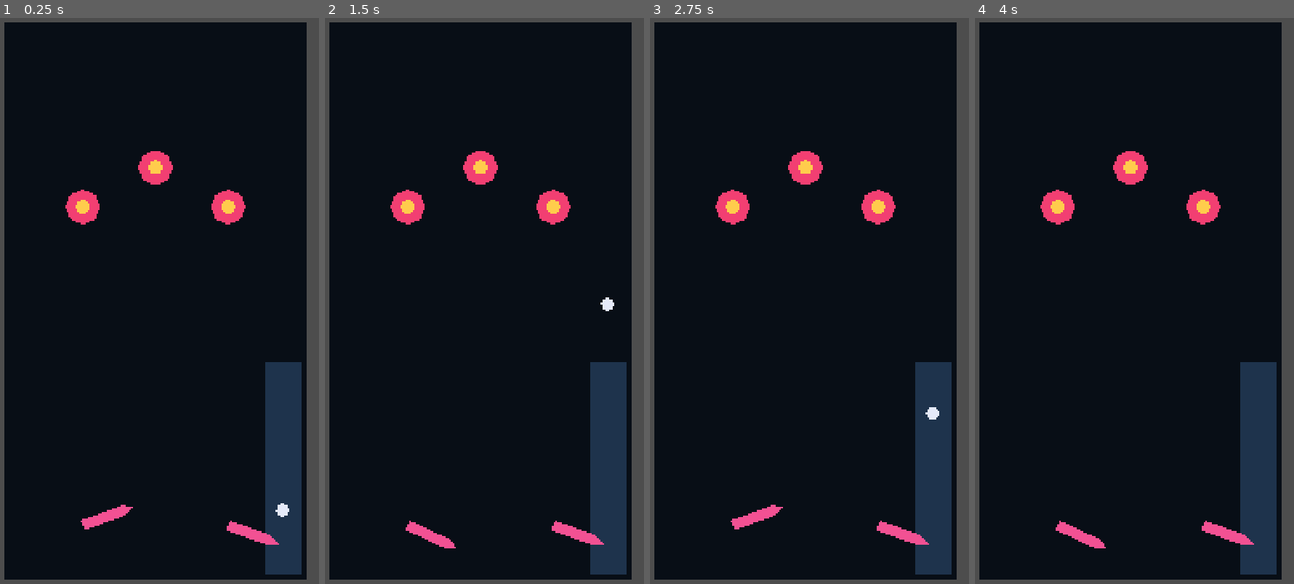
Above: before the commit, frames 1-4 (left to right).
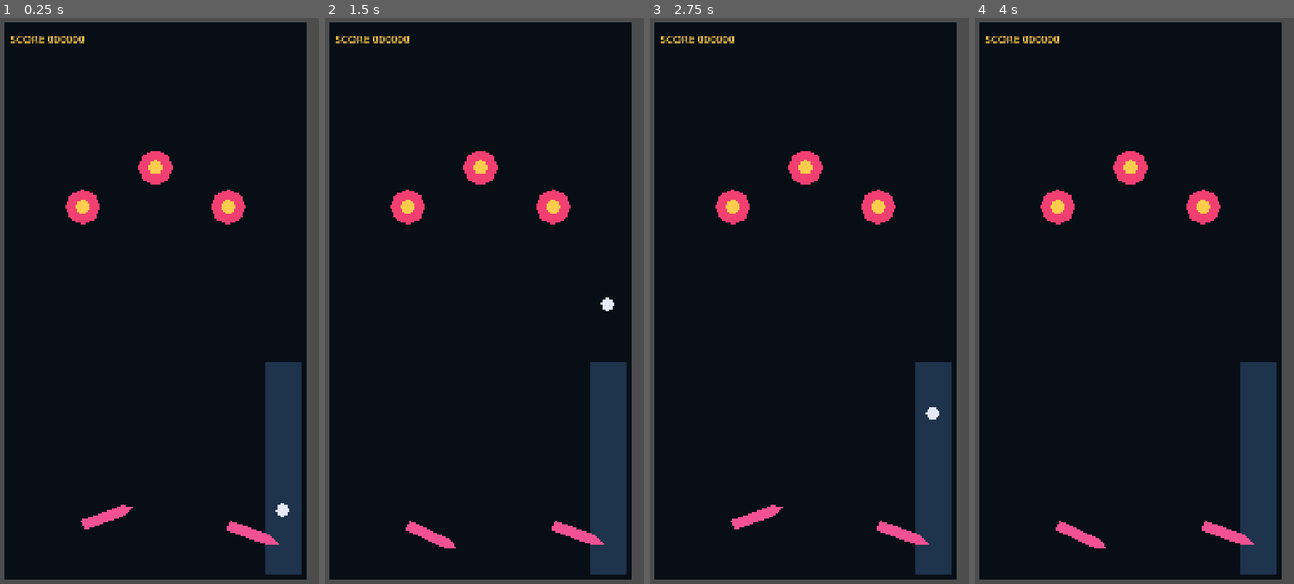
Above: after the commit, the same moments.

Repository: Nairolf138/NairolFlipper
Game: Godot game, scene res://scenes/app/Main.tscn
Same seed, same stepped clock (60 frames per second), same inputs: the game is played once before the commit and once after it.
Inputs:
- Up to frame 1 (0.25 s): no input
- Up to frame 2 (1.5 s): tap Enter at 0.5 s; tap Space (launch_ball) at 0.6, 1.35 s; hold A (flipper_left) from 1.28 s (still down)
- Up to frame 3 (2.75 s): tap Space (launch_ball) at 2, 2.1 s; release A (flipper_left) at 2.03 s
- Up to frame 4 (4 s): tap Space (launch_ball) at 2.85, 3.6 s; hold A (flipper_left) from 3.53 s (still down)

The runs differ from the first frame. In frame 1, 0.2% of the frame differs, in the area x 2-27%, y 3-5%; in frame 2, 0.2%; in frame 3, 0.2%; in frame 4, 0.2%.

Commit message:
feat: add score manager and HUD

Diff:
--- a/scenes/app/Main.tscn
+++ b/scenes/app/Main.tscn
@@ -1,8 +1,10 @@
-[gd_scene load_steps=10 format=3]
+[gd_scene load_steps=12 format=3]
 
 [ext_resource type="PackedScene" path="res://scenes/gameplay/Ball.tscn" id="1_ball"]
 [ext_resource type="PackedScene" path="res://scenes/gameplay/Flipper.tscn" id="2_flipper"]
 [ext_resource type="PackedScene" path="res://scenes/gameplay/Bumper.tscn" id="3_bumper"]
+[ext_resource type="Script" path="res://scripts/app/main.gd" id="4_main"]
+[ext_resource type="Script" path="res://scripts/gameplay/score_manager.gd" id="5_score"]
 
 [sub_resource type="RectangleShape2D" id="LeftWallShape"]
 size = Vector2(40, 1600)
@@ -20,10 +22,23 @@
 size = Vector2(120, 700)
 
 [node name="Main" type="Node2D"]
+script = ExtResource("4_main")
 
 [node name="Playfield" type="Polygon2D" parent="."]
 polygon = PackedVector2Array(40, 40, 1040, 40, 1040, 1880, 40, 1880)
 color = Color(0.035, 0.055, 0.09, 1)
+
+[node name="ScoreManager" type="Node" parent="."]
+script = ExtResource("5_score")
+
+[node name="ScoreLabel" type="Label" parent="."]
+offset_left = 60.0
+offset_top = 70.0
+offset_right = 430.0
+offset_bottom = 140.0
+theme_override_colors/font_color = Color(1, 0.8, 0.3, 1)
+theme_override_font_sizes/font_size = 36
+text = "SCORE 000000"
 
 [node name="LeftWall" type="StaticBody2D" parent="."]
 position = Vector2(20, 960)
--- a/scenes/gameplay/Bumper.tscn
+++ b/scenes/gameplay/Bumper.tscn
@@ -5,7 +5,7 @@
 [sub_resource type="CircleShape2D" id="BumperShape"]
 radius = 58.0
 
-[node name="Bumper" type="Area2D"]
+[node name="Bumper" type="Area2D" groups=["score_bumpers"]]
 script = ExtResource("1_bumper")
 monitoring = true
 monitorable = true
--- /dev/null
+++ b/scripts/app/main.gd
@@ -0,0 +1,19 @@
+extends Node2D
+
+@onready var score_manager = $ScoreManager
+@onready var score_label: Label = $ScoreLabel
+
+
+func _ready() -> void:
+	for bumper in get_tree().get_nodes_in_group("score_bumpers"):
+		bumper.bumper_hit.connect(_on_bumper_hit)
+	score_manager.score_changed.connect(_on_score_changed)
+	score_manager.reset_score()
+
+
+func _on_bumper_hit(points: int, _bumper_name: StringName) -> void:
+	score_manager.add_points(points)
+
+
+func _on_score_changed(new_score: int) -> void:
+	score_label.text = "SCORE %06d" % new_score
--- /dev/null
+++ b/scripts/gameplay/score_manager.gd
@@ -0,0 +1,16 @@
+class_name ScoreManager
+extends Node
+
+signal score_changed(new_score: int)
+
+var score: int = 0
+
+
+func add_points(points: int) -> void:
+	score += points
+	score_changed.emit(score)
+
+
+func reset_score() -> void:
+	score = 0
+	score_changed.emit(score)
Not shown, changed: AUTONOMY_STATE.md
Not shown, changed: docs/BACKLOG.md
Not shown, changed: tests/test_bootstrap.py
